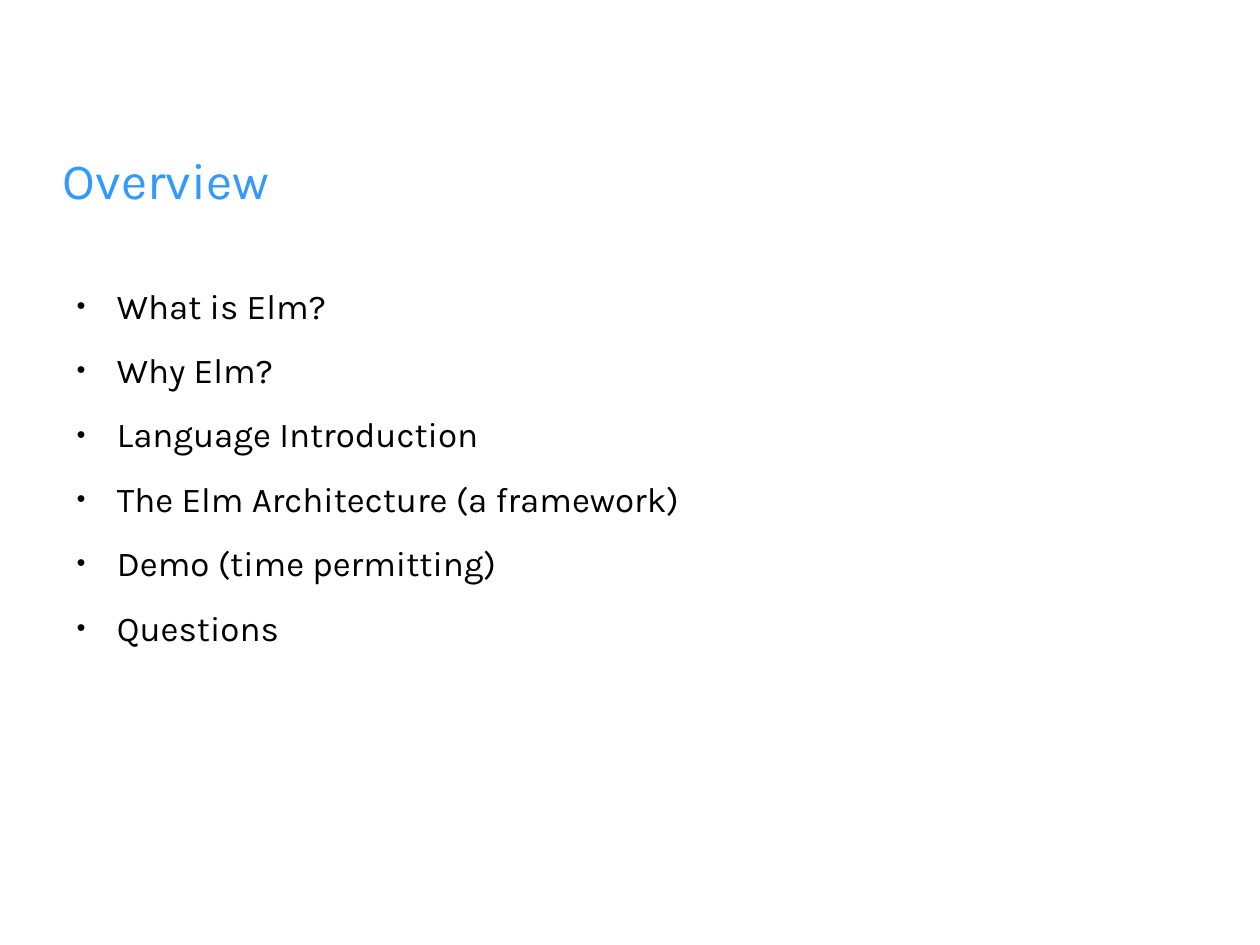
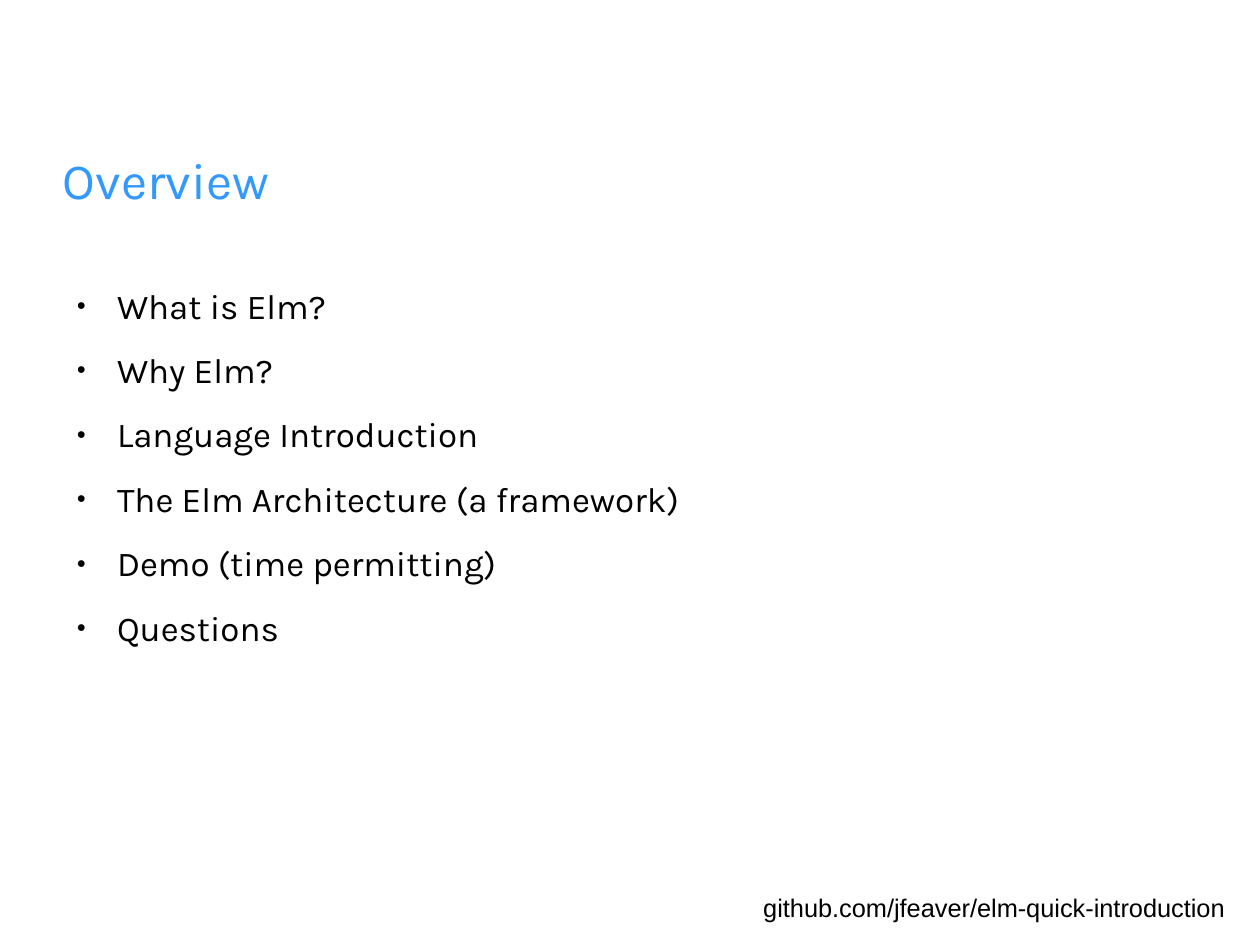
Before and after one commit to jfeaver/elm-quick-introduction, a slide deck: slide 2 of elm-intro.odp. Drawn at 1260x945 pixels with LibreOffice and Linux fonts; fonts in the diff are those of the drawing; background and template pictures are left out. Boxes give left, top, right and bottom in pixels: in the first picture for what was removed or moved away, otherwise in the second. Text is boxed around its words. In the diff, an @@ line names an element or a change of style, - is before the commit and + after.

```diff
--- a/elm-intro.odp
+++ b/elm-intro.odp
@@ text added at (763,898,1224,923), 16 pt, text #000000 @@
+github.com/jfeaver/elm-quick-introduction
```
Also in this commit, not shown: 10 other slides changed, 7 slides added, 3 slides removed, 2 other files.
